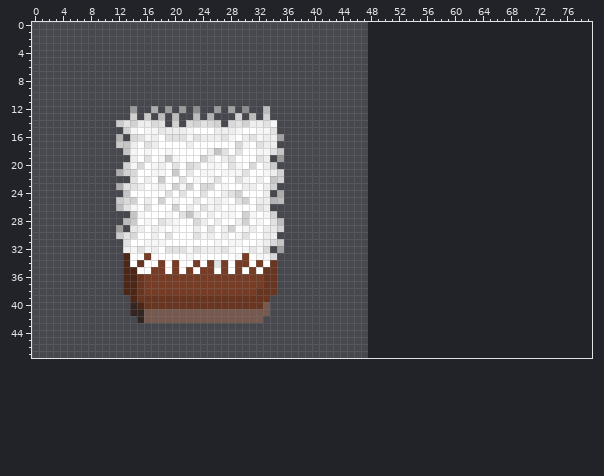
Sprite sheet: project/Assets/Images/pLATFORM.png. The picture above is the old version.
The file is 48x48 pixels. Colours within 5 levels of each other are drawn and written as one. The old version is drawn lined up with the new one, on the new canvas.
Now the later version:
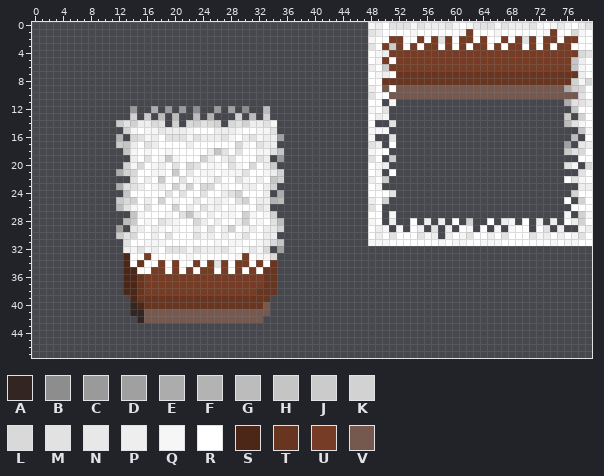
Palette (. is transparent): A #332622  B #8d8d8d  C #9a9a9a  D #a0a0a0  E #acacac  F #b3b3b3  G #bcbcbc  H #c5c5c5  J #cbcbcb  K #d2d2d2  L #d9d9d9  M #e2e2e2  N #e8e8e8  P #eeeeee  Q #f6f6f6  R #ffffff  S #4c2718  T #683521  U #773c25  V #75584e
The exact change:
canvas 48x48 -> 80x48
@@ x 46..79 @@
- 0 ..................................
- 1 ..................................
- 2 ..................................
- 3 ..................................
- 4 ..................................
- 5 ..................................
- 6 ..................................
- 7 ..................................
- 8 ..................................
- 9 ..................................
-10 ..................................
-11 ..................................
-12 ..................................
-13 ..................................
-14 ..................................
-15 ..................................
-16 ..................................
-17 ..................................
-18 ..................................
-19 ..................................
-20 ..................................
-21 ..................................
-22 ..................................
-23 ..................................
-24 ..................................
-25 ..................................
-26 ..................................
-27 ..................................
-28 ..................................
-29 ..................................
-30 ..................................
-31 ..................................
+ 0 ..QPRMMMQMPPPMQRQNMMQMPPPMQRQNQRPM
+ 1 ..MPRRRRQRRRRRRQURRRQRRRRRRQURRLQR
+ 2 ..QRRUURRURUMURUURURRURUMURUURUURR
+ 3 ..MRUJURURUURURURUURURUURURURUURRR
+ 4 ..RQPUUUUUUUUUUUUUUUUUUUUUUUUUUULM
+ 5 ..RQURUUUUUUUUUUUUUUUUUUUUUUUUUHPR
+ 6 ..PRJUUUUUUUUUUUUUUUUUUUUUUUUUUHQR
+ 7 ..RQPRTTTTTTTTTTTTTTTTTTTTTTTTTTPR
+ 8 ..RRTTTTTTTTTTTTTTTTTTTTTTTTTTTKQL
+ 9 ..PRVRVVVVVVVVVVVVVVVVVVVVVVVVEKLR
+10 ..MRRVVVVVVVVVVVVVVVVVVVVVVVVVVVMR
+11 ..RR.Q........................EMMP
+12 ..QRM..........................HRR
+13 ..RPQ.........................J.KR
+14 ..R..M........................GMQR
+15 ..QQQ...........................HQ
+16 ..Q..M.........................G.R
+17 ..MP.R........................D.NP
+18 ..QRR.........................JMLR
+19 ..MR.J..........................RR
+20 ..RQP.........................MQ.L
+21 ..RQ.R..........................MR
+22 ..PRJ.........................RMQR
+23 ..RQ............................PP
+24 ..RRRM.........................KRR
+25 ..PRK.........................R.KR
+26 ..MR...........................RRR
+27 ..RR.Q........................Q.KQ
+28 ..QR.P..R.P.P.R.K..R.PQ.R.P.P.RPKR
+29 ..RPQ.Q.RP.M.P.RQ.R.Q.QRR.RM.P..QP
+30 ..RPRMRRRMQP.PRQMRRPRMRRRMQPRPRQMR
+31 ..QQQRRRRRRRQRQQRRQQQRRRRRRRQRQQRR
 32 ..................................
Pixel boxes of the changes (left, top, right, bottom) in both pictures:
added: (368, 22, 592, 246)
